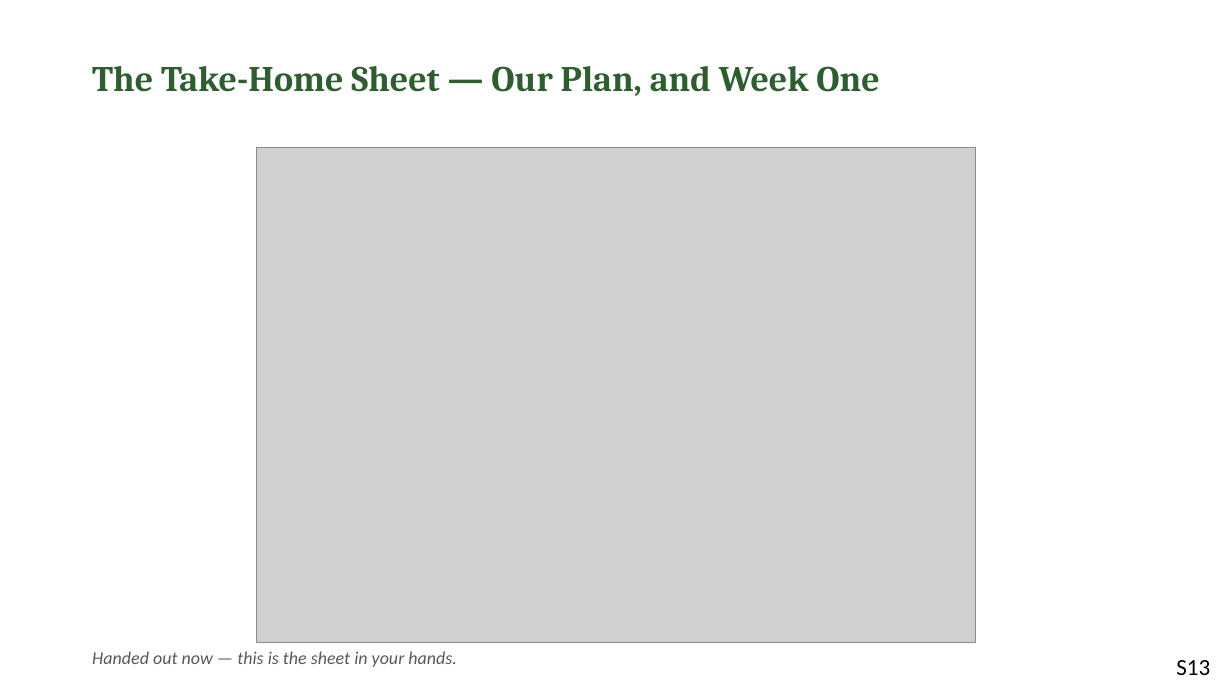
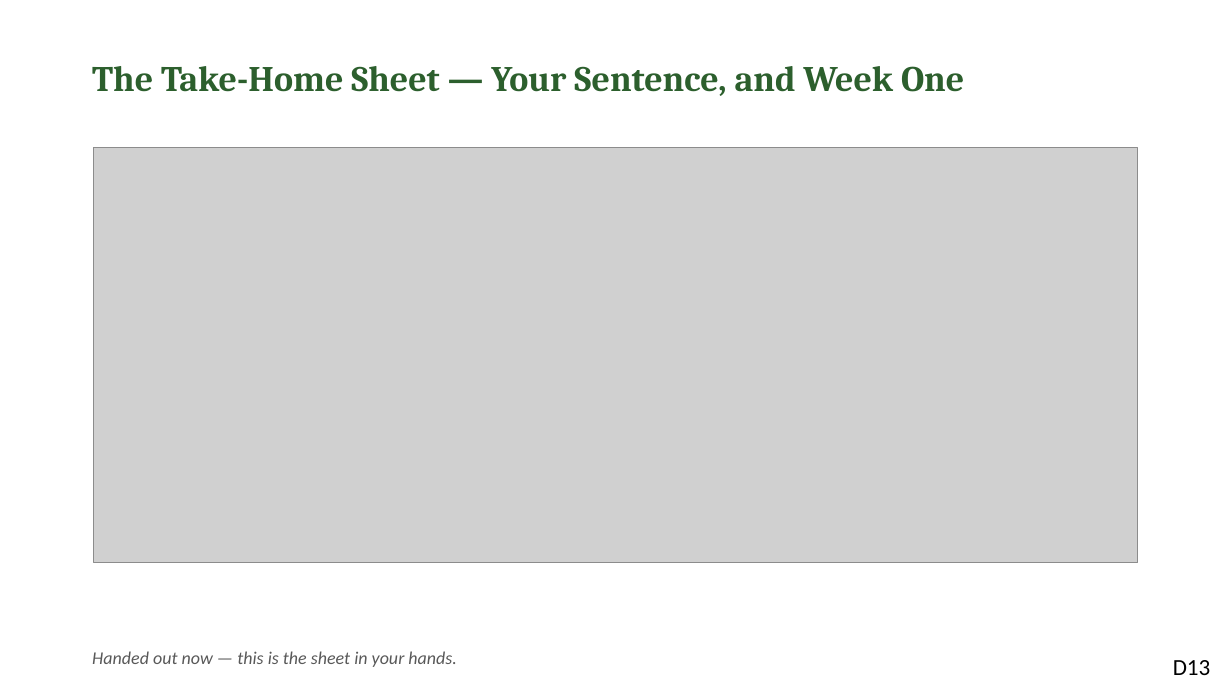
Before and after one commit to jgtittle-ministries/fellowship-of-the-heart-pilot-at-cca, a slide deck: slide 13 of docs/evening/materials/evening-13-slides.pptx. Drawn at 1232x693 pixels with LibreOffice and Linux fonts; fonts in the diff are those of the drawing; grey boxes stand for pictures. Boxes give left, top, right and bottom in pixels: in the first picture for what was removed or moved away, otherwise in the second. Text is boxed around its words. In the diff, an @@ line names an element or a change of style, - is before the commit and + after.

```diff
--- a/docs/evening/materials/evening-13-slides.pptx
+++ b/docs/evening/materials/evening-13-slides.pptx
@@ text at box(92, 66, 964, 96): text changed @@
-The Take-Home Sheet — Our Plan, and Week One
+The Take-Home Sheet — Your Sentence, and Week One
@@ picture: place and size @@
-picture at box(257, 148, 976, 642)
+picture at box(94, 148, 1139, 563)
@@ text at box(1173, 660, 1211, 675): text changed @@
-S13
+D13
```
Also in this commit, not shown: 15 other slides changed, 1 slide removed, 58 other files.
